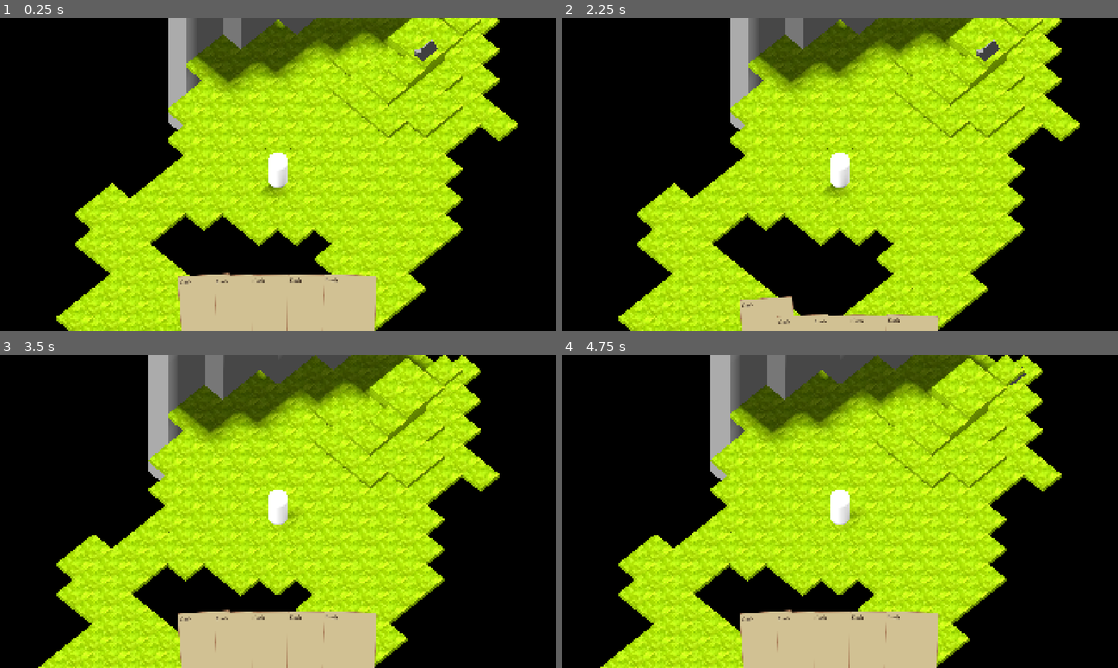
Above: before the commit, frames 1-4 (two rows, left to right).
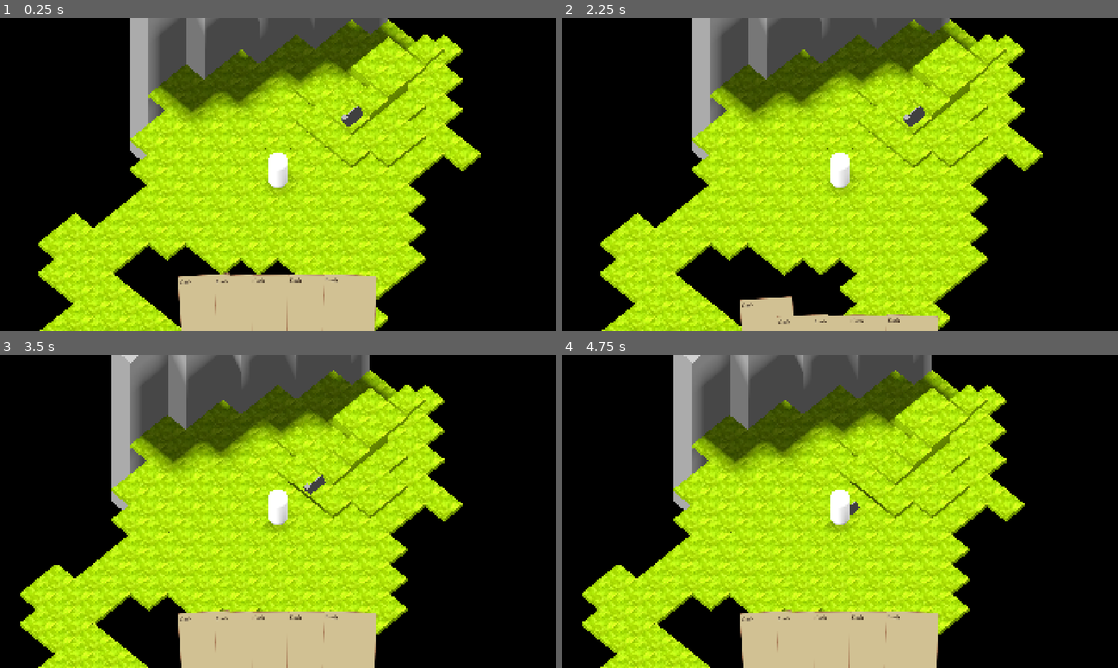
Above: after the commit, the same moments.

Repository: meelkor/veilways
Game: Godot game, scene res://prototype.tscn
The game is run twice, just before and just after one commit, with the same random seed, the same clock (stepped at 60 frames per second) and the same inputs.
Inputs (mouse positions are in pixels of both pictures, inside the frame that each line leads up to):
- Up to frame 1 (0.25 s): no input
- Up to frame 2 (2.25 s): click (767, 305) at 0.52 s; click (767, 330) at 1.25 s; click (767, 305) at 2.02 s
- Up to frame 3 (3.5 s): tap Enter at 2.75 s; move the mouse to (400, 495) at 2.77 s; click (400, 495) at 2.92 s
- Up to frame 4 (4.75 s): move the mouse to (728, 527) at 3.52 s; click (728, 527) at 3.67 s; move the mouse to (895, 442) at 4.27 s; click (895, 442) at 4.42 s

The runs differ from the first frame. In frame 1, 29% of the frame differs, in the area x 6-94%, y 0-100%; in frame 2, 30%; in frame 3, 31%, in the area x 3-90%, y 0-100%; in frame 4, 31%.

Commit message:
wip: use grid instead of physics to determine height

Diff:
--- a/lib/actor/actor.gd
+++ b/lib/actor/actor.gd
@@ -29,12 +29,13 @@
 
 
 func snap_y() -> void:
-	const RAY_RANGE = 64.0
-	var from := Vector3(position.x, RAY_RANGE, position.z)
-	var to := Vector3(position.x, -RAY_RANGE, position.z)
-	var ray_params := PhysicsRayQueryParameters3D.create(from, to)
-	var ray_result := get_world_3d().direct_space_state.intersect_ray(ray_params)
-	position.y = ray_result.get("position", Vector3.ZERO).y
+	var game: Game = Utils.editor_find_game(self) if Engine.is_editor_hint() else Game.instance
+	var cells := game.overworld.grid_map.get_used_cells()
+	var max_y := -1000
+	for cell in cells:
+		if cell.x == coordinate.x and cell.z == coordinate.z:
+			max_y = maxi(cell.y, max_y)
+	position.y = (max_y if max_y > -1000 else 0) * 0.2 + 0.2
 
 
 func _ready() -> void:
--- a/lib/game.gd
+++ b/lib/game.gd
@@ -42,6 +42,8 @@
 
 var _npc_action_in_progress: bool = false
 
+var _height_cache: Dictionary[int, int]
+
 
 ## Get NPC on given tile or null
 func get_tile_npc(tile: Vector3i) -> Npc:
@@ -73,6 +75,19 @@
 		var item_name := overworld.grid_map.mesh_library.get_item_name(cell_item)
 		return not item_name.begins_with("wall_")
 	return false
+
+
+## Get max y coordinate on given tile's x,z coords
+func get_tile_height(tile: Vector3i) -> int:
+	var key := Utils.get_tile_key(tile)
+	if not _height_cache.has(key):
+		var cells := overworld.grid_map.get_used_cells()
+		var max_y := -1000
+		for cell in cells:
+			if cell.x == tile.x and cell.z == tile.z:
+				max_y = maxi(cell.y, max_y)
+		_height_cache[key] = max_y if max_y > -1000 else 0
+	return _height_cache[key]
 
 
 func _ready() -> void:
@@ -136,7 +151,7 @@
 func _do_npc_logic() -> void:
 	for npc_key: int in _npcs:
 		var npc := _npcs[npc_key]
-		await _try_move_in_direction(npc, npc.position - player.position)
+		await _try_move_in_direction(npc, player.position - npc.position)
 
 
 func _enter_tree() -> void:
--- a/lib/utils.gd
+++ b/lib/utils.gd
@@ -4,3 +4,9 @@
 
 static func get_tile_key(pos: Vector3i) -> int:
 	return pos.z << 32 | pos.x
+
+
+static func editor_find_game(node: Node) -> Game:
+	while node and not node is Game:
+		node = node.get_parent()
+	return node
--- a/prototype.tscn
+++ b/prototype.tscn
@@ -29,11 +29,11 @@
 metadata/_custom_type_script = "uid://o4hghbxwqbn2"
 
 [node name="Player" parent="." instance=ExtResource("2_883nb")]
-transform = Transform3D(1, 0, 0, 0, 1, 0, 0, 0, 1, 2.5, 0, -0.5)
+transform = Transform3D(1, 0, 0, 0, 1, 0, 0, 0, 1, 0.5, 0, -0.5)
 deck = SubResource("Resource_8y2k3")
 
 [node name="Critter" parent="." instance=ExtResource("2_bk8nm")]
-transform = Transform3D(-4.371139e-08, 0, 1, 0, 1, 0, -1, 0, -4.371139e-08, -5.5, 0.7999985, -0.5)
+transform = Transform3D(-4.371139e-08, 0, 1, 0, 1, 0, -1, 0, -4.371139e-08, -3.5, 0.4, -0.5)
 
 [node name="Overworld" type="Node3D" parent="." node_paths=PackedStringArray("grid_map")]
 script = ExtResource("1_883nb")
@@ -46,13 +46,12 @@
 shadow_enabled = true
 
 [node name="GridMap" type="GridMap" parent="Overworld"]
-process_mode = 3
 mesh_library = ExtResource("5_8y2k3")
 cell_size = Vector3(1, 0.2, 1)
 data = {
 "cells": PackedInt32Array(-1, 0, 0, -65536, 0, 0, -65535, 0, 0, -65534, 0, 0, -65533, 0, 0, -65533, 1, 0, -65532, 1, 0, …(3112 unchanged characters)…
 }
-metadata/_editor_floor_ = Vector3(0, 4, 0)
+metadata/_editor_floor_ = Vector3(0, 0, 0)
 
 [node name="WorldEnvironment" type="WorldEnvironment" parent="Overworld"]
 environment = SubResource("Environment_8y2k3")
